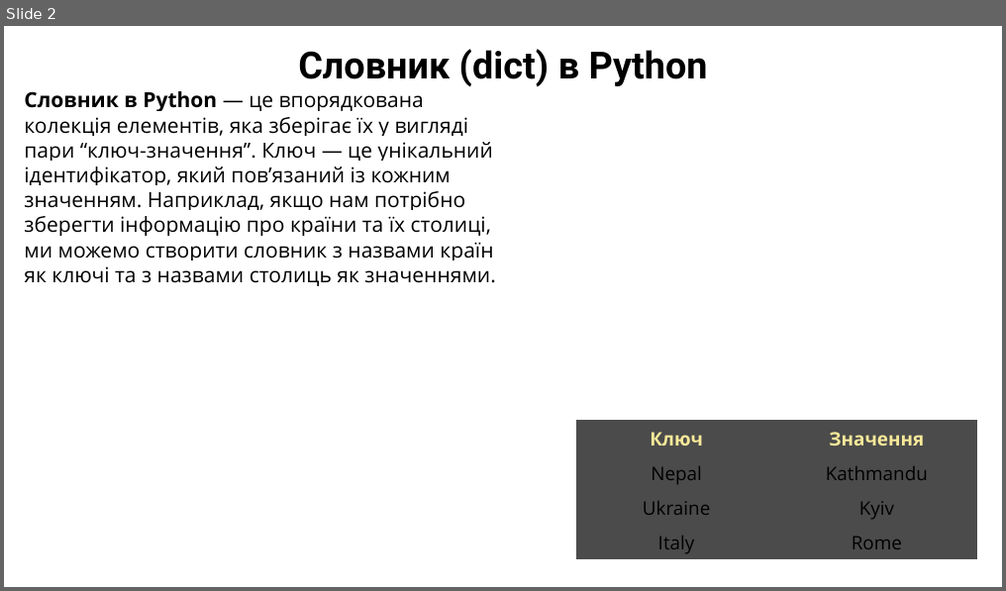
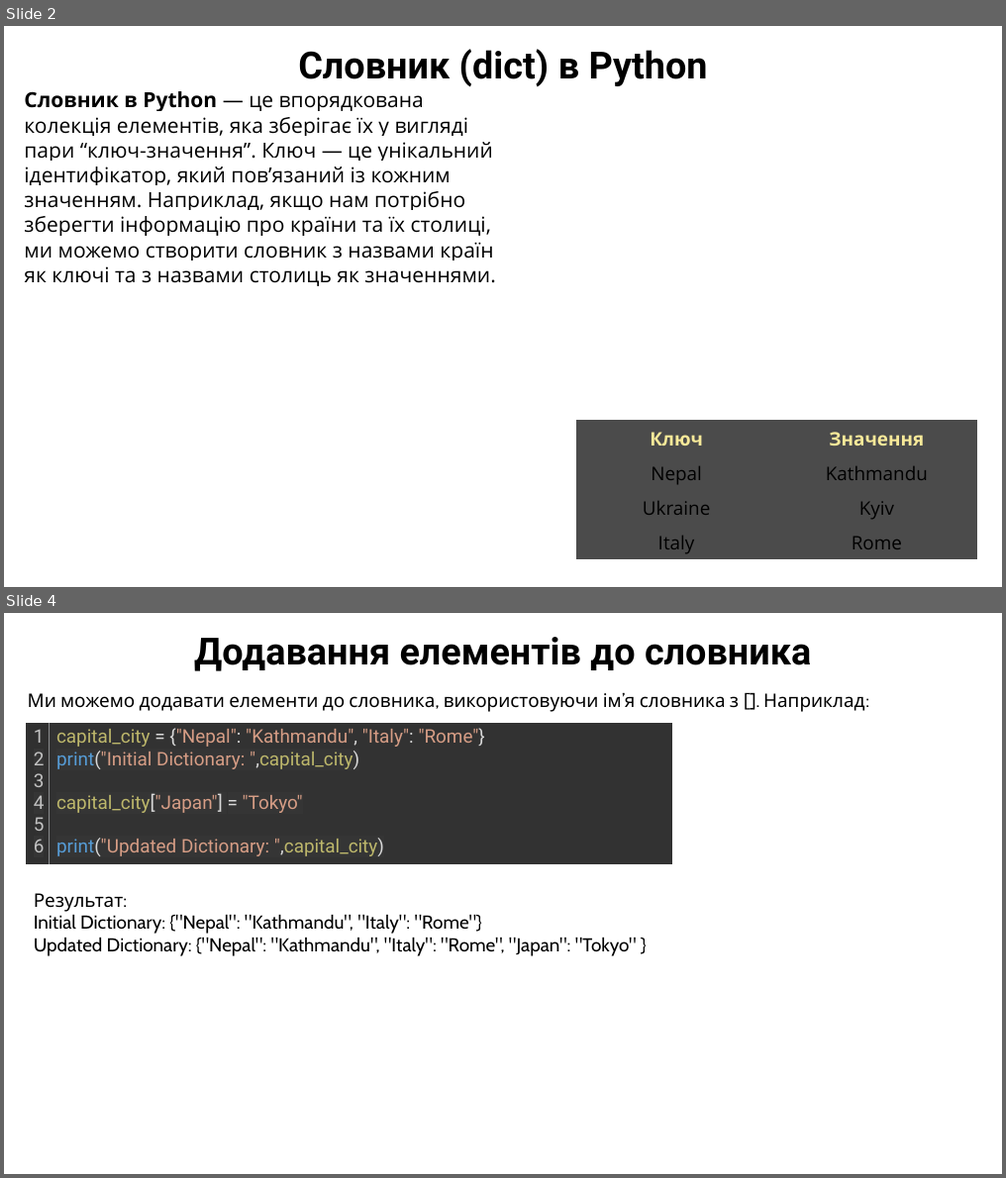
Before and after one commit to arg3ntuum/PythonCourse, a slide deck: Python Урок 10 Словники.pptx. Shown one above the other, each under a label of ours: slide 2 before the commit, slides 2 and 4 after it; the slides between them are not shown. The pictures are 1006x591 and 1006x1178 pixels, drawn with LibreOffice and Linux fonts; fonts in the diff are those of the drawing. Boxes give left, top, right and bottom in pixels: in the first picture for what was removed or moved away, otherwise in the second. Text is boxed around its words. In the diff, an @@ line names an element or a change of style, - is before the commit and + after.

```diff
--- a/Python Урок 10 Словники.pptx
+++ b/Python Урок 10 Словники.pptx
@@ slide 4 added at box(4, 613, 1002, 1174), background #FFFFFF @@
@@ text added at box(194, 637, 811, 671), 36 pt, text #000000, bold @@
+Додавання елементів до словника
@@ text added at box(28, 693, 865, 712), 18 pt, text #000000 @@
+Ми можемо додавати елементи до словника, використовуючи ім’я словника з []. Наприклад:
@@ table added at box(27, 722, 673, 864), 1 rows, 2 columns @@
+1 / 2 / 3 / 4 / 5 / 6 | capital_city = {"Nepal": "Kathmandu", "Italy": "Rome"} / print("Initial Dictionary: ",capital_city) / capital_city["Japan"] = "Tokyo" / print("Updated Dictionary: ",capital_city)
@@ text added at box(34, 893, 637, 957), 18 pt, text #000000 @@
+Результат:
+Initial Dictionary: {"Nepal": "Kathmandu", "Italy": "Rome"}
+Updated Dictionary: {"Nepal": "Kathmandu", "Italy": "Rome", "Japan": "Tokyo" }
```
Also in this commit, not shown: 1 slide changed, 7 other slides added, 1 other file.
